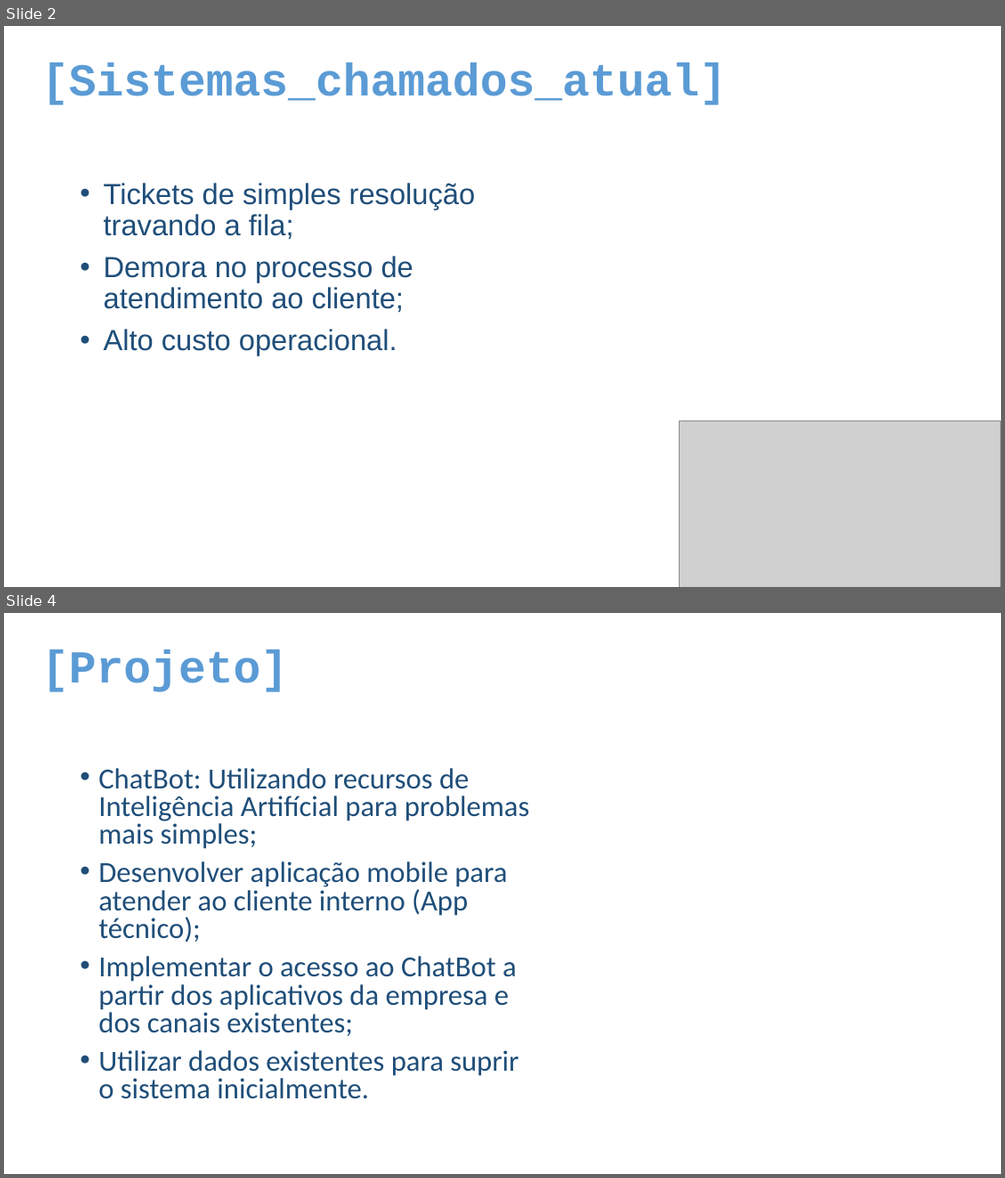
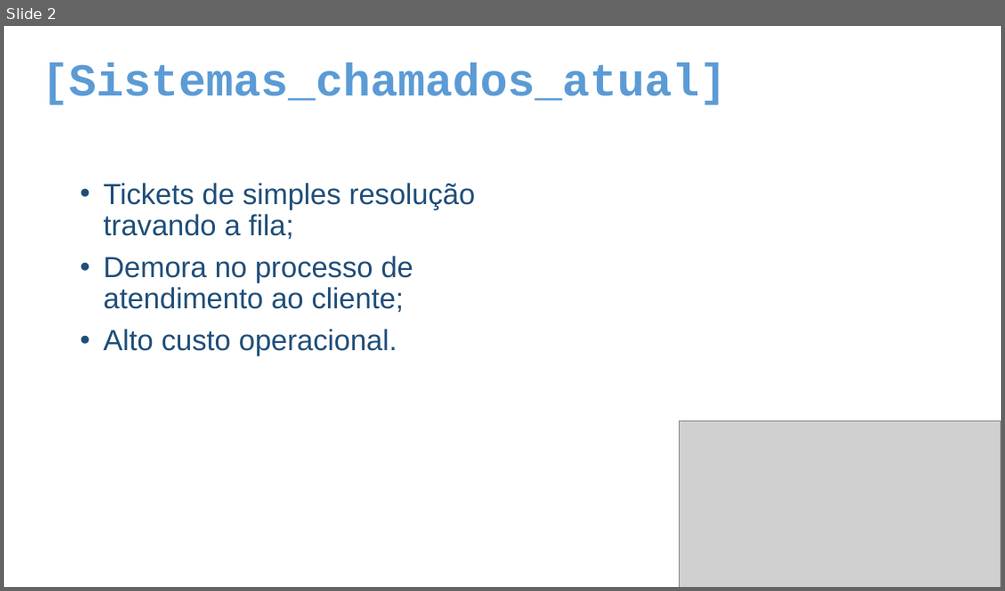
Before and after one commit to csportore-iot-senai/hackathon-febweb, a slide deck: ava-g4-hackathon-2.0.pptx. Shown one above the other, each under a label of ours: slides 2 and 4 before the commit, slide 2 after it; the slides between them are not shown. The pictures are 1005x1178 and 1005x591 pixels, drawn with LibreOffice and Linux fonts; fonts in the diff are those of the drawing; grey boxes stand for pictures. Boxes give left, top, right and bottom in pixels: in the first picture for what was removed or moved away, otherwise in the second. Text is boxed around its words. In the diff, an @@ line names an element or a change of style, - is before the commit and + after.

```diff
--- a/ava-g4-hackathon-2.0.pptx
+++ b/ava-g4-hackathon-2.0.pptx
@@ slide 4 removed at <box>4,613,1001,1174</box>, background #FFFFFF @@
@@ text removed at <box>41,649,288,692</box> @@
-[Projeto]
@@ text removed at <box>98,768,529,1099</box> @@
-• ChatBot: Utilizando recursos de Inteligência Artifícial para problemas mais simples;
-• Desenvolver aplicação mobile para atender ao cliente interno (App técnico);
-• Implementar o acesso ao ChatBot a partir dos aplicativos da empresa e dos canais existentes;
-• Utilizar dados existentes para suprir o sistema inicialmente.
```
Also in this commit, not shown: 1 slide changed, 6 slides added, 6 other slides removed.
